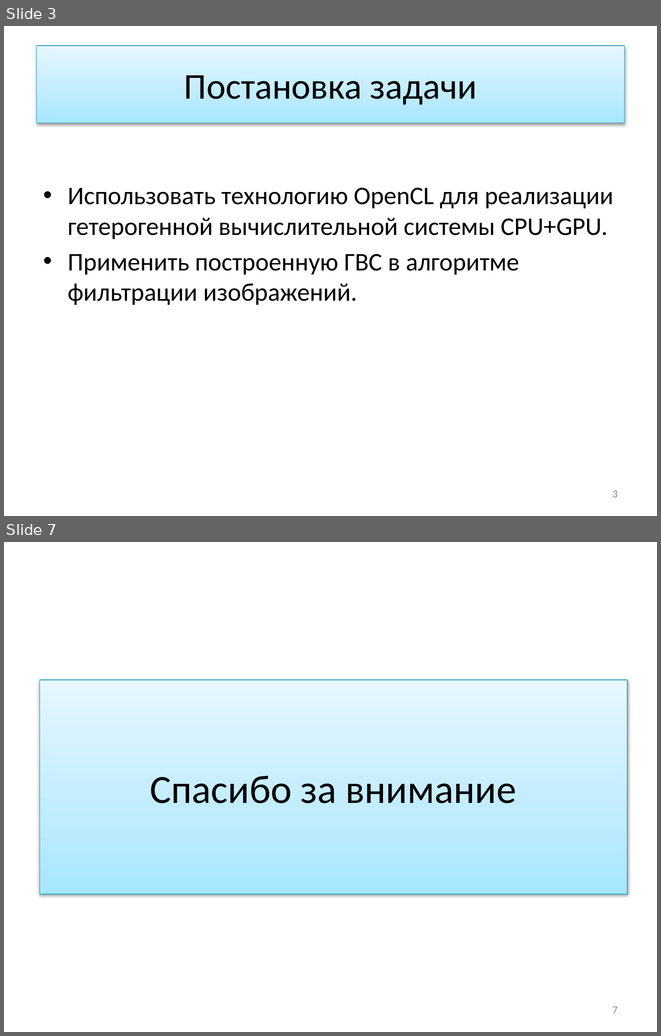
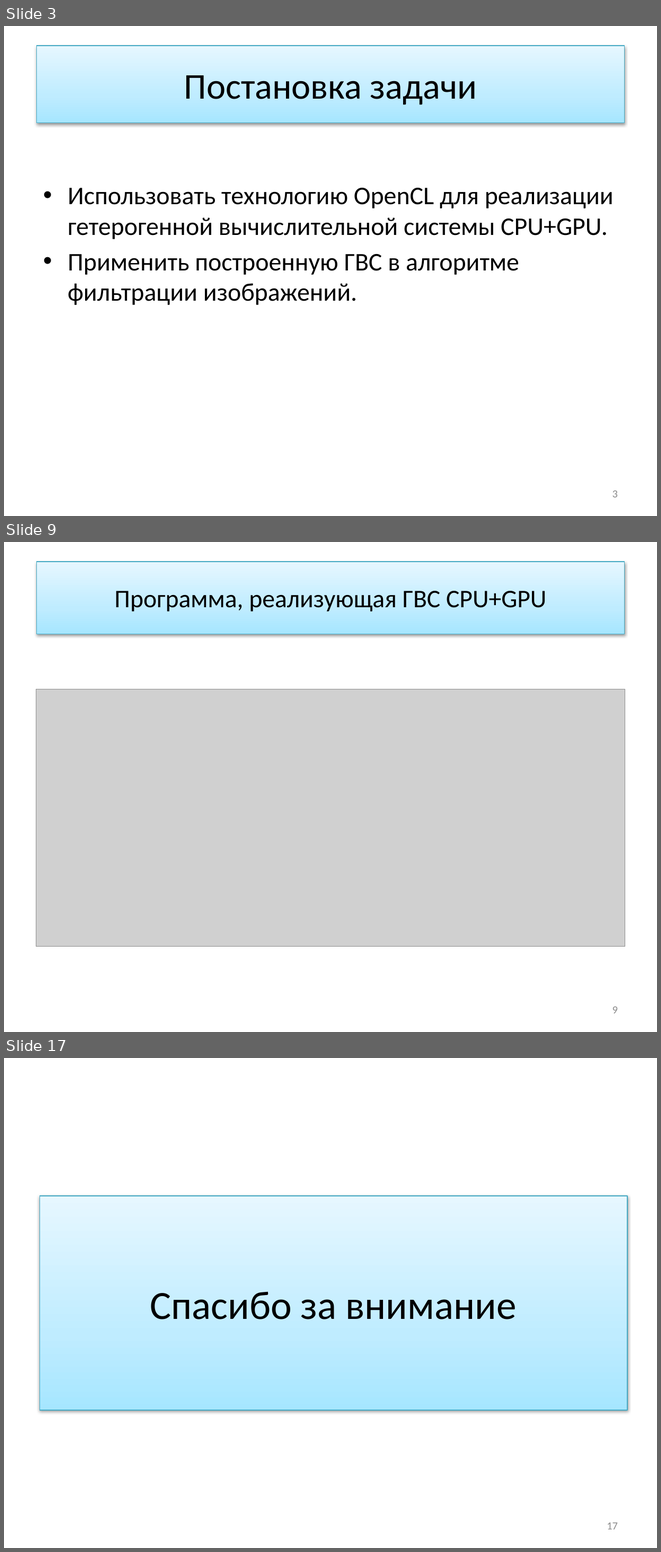
Before and after one commit to ustadenis/OpenCLImageFilter, a slide deck: Diplom/Презентация.pptx. Shown one above the other, each under a label of ours: slides 3 and 7 before the commit, slides 3, 9 and 17 after it; the slides between them are not shown. The pictures are 661x1036 and 661x1552 pixels, drawn with LibreOffice and Linux fonts; fonts in the diff are those of the drawing; grey boxes stand for pictures. Boxes give left, top, right and bottom in pixels: in the first picture for what was removed or moved away, otherwise in the second. Text is boxed around its words. In the diff, an @@ line names an element or a change of style, - is before the commit and + after.

```diff
--- a/Diplom/Презентация.pptx
+++ b/Diplom/Презентация.pptx
@@ slide 9 added at [4, 542, 657, 1032], background #FFFFFF @@
@@ title added at [37, 562, 624, 634], fill gradient #A7E6FF to #C1EDFF to #E7F8FF, outline #46AAC5 0.75 pt, 27.9 pt, text #000000 @@
+Программа, реализующая ГВС CPU+GPU
@@ picture added at [36, 689, 625, 946] @@
@@ page number added at [612, 1006, 618, 1013], 12 pt, text #8C8C8C @@
+9
@@ what was slide 7 is now slide 17 @@
@@ page number at [607, 1522, 618, 1529]: text changed @@
-7
+17
```
Also in this commit, not shown: 3 slides changed, 9 other slides added.
